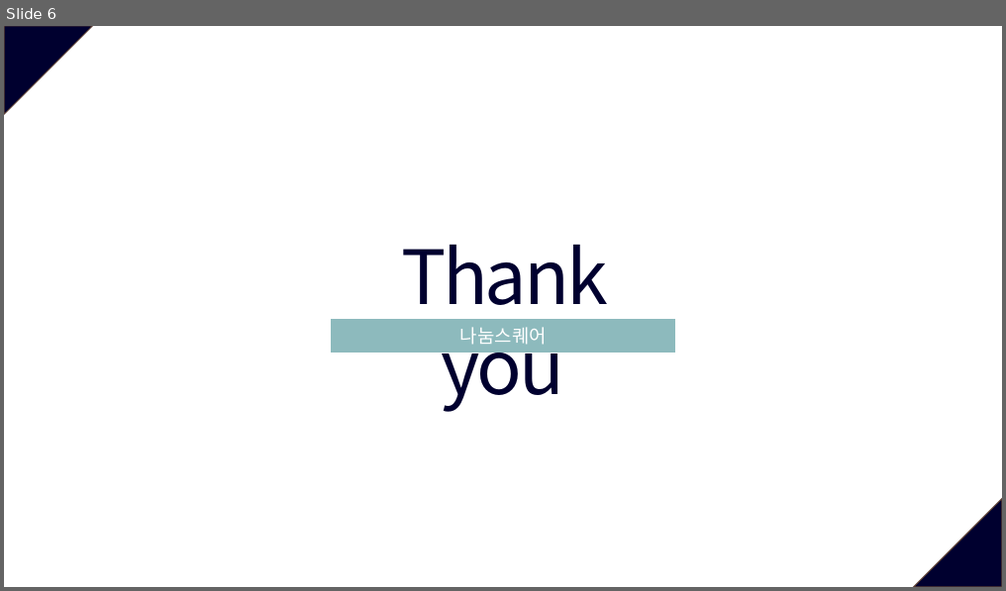
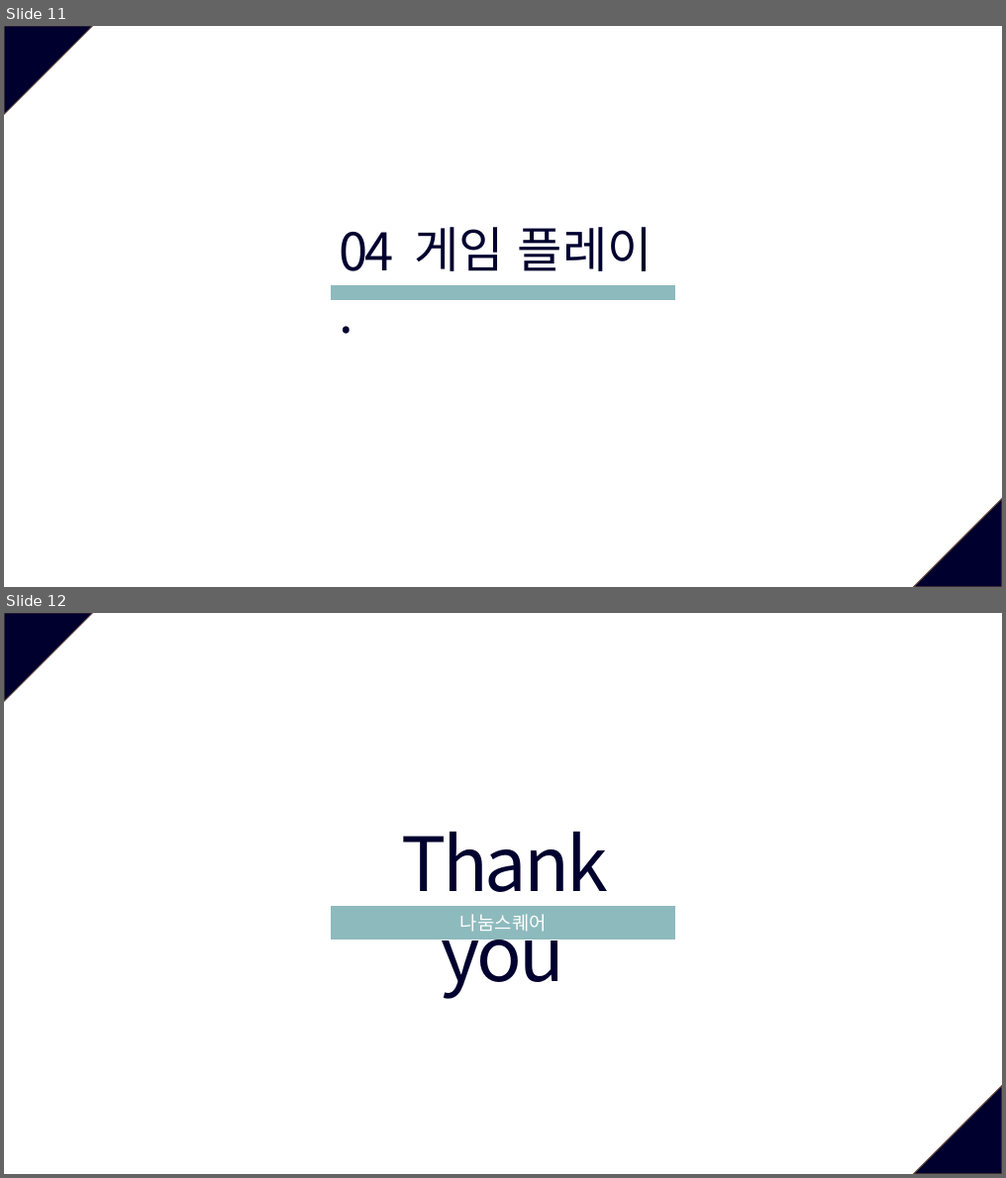
Before and after one commit to gitlin-i/c_console_game, a slide deck: 콘솔프로젝트_박석진/개발문서/발표자료_박석진.pptx. Shown one above the other, each under a label of ours: slide 6 before the commit, slides 11 and 12 after it. The pictures are 1006x591 and 1006x1178 pixels, drawn with LibreOffice and Linux fonts; fonts in the diff are those of the drawing. Boxes give left, top, right and bottom in pixels: in the first picture for what was removed or moved away, otherwise in the second. Text is boxed around its words. In the diff, an @@ line names an element or a change of style, - is before the commit and + after.

```diff
--- a/콘솔프로젝트_박석진/개발문서/발표자료_박석진.pptx
+++ b/콘솔프로젝트_박석진/개발문서/발표자료_박석진.pptx
@@ slide 11 added at [4, 26, 1002, 587], background #FFFFFF; not listed: 2 template elements that a slide beside it also shows @@
@@ text added at [340, 232, 394, 272], 50 pt, text #00002F @@
+04.
@@ text added at [414, 227, 652, 272], 47 pt, text #00002F @@
+게임 플레이
@@ rectangle added at [331, 285, 675, 301], fill #8DBABD, outline #8DBABD 1 pt @@
@@ what was slide 6 is now slide 12 @@
```
Also in this commit, not shown: 3 slides changed, 6 other slides added, 1 slide removed, 17 other files.
